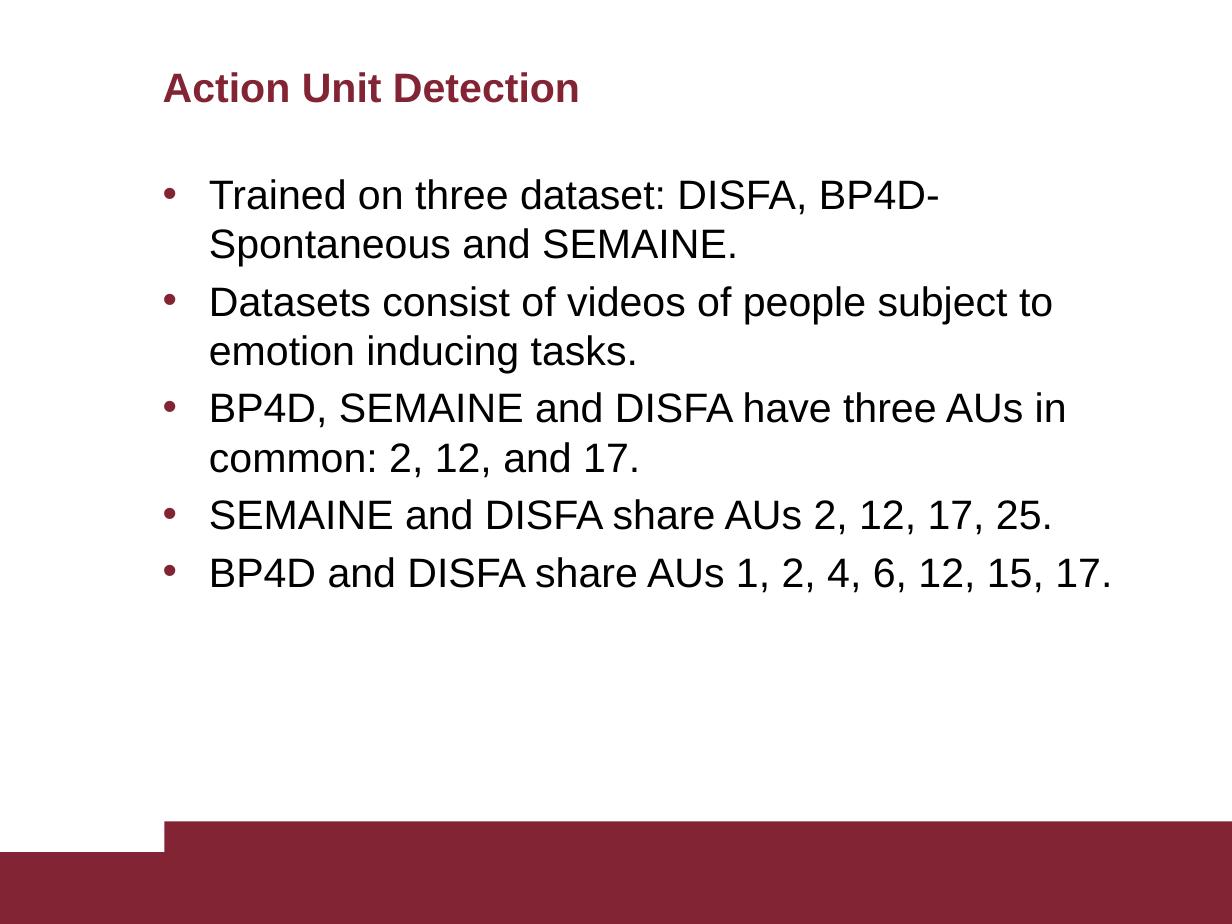
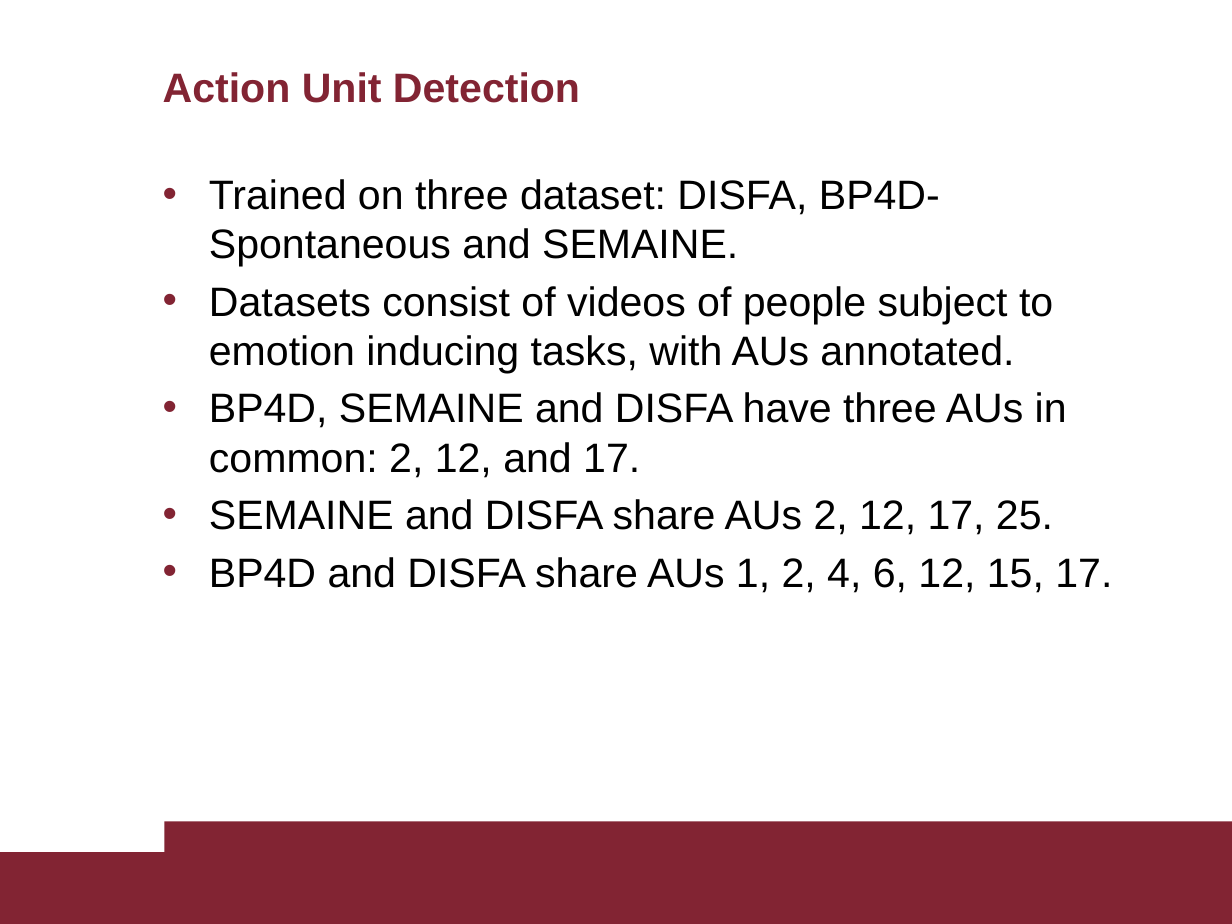
Before and after one commit to AscaL/thesis, a slide deck: slide 15 of Tesi Emanuele Orfanelli 1383726.pptx. Drawn at 1232x924 pixels with LibreOffice and Linux fonts; fonts in the diff are those of the drawing. Boxes give left, top, right and bottom in pixels: in the first picture for what was removed or moved away, otherwise in the second. Text is boxed around its words. In the diff, an @@ line names an element or a change of style, - is before the commit and + after.

```diff
--- a/Tesi Emanuele Orfanelli 1383726.pptx
+++ b/Tesi Emanuele Orfanelli 1383726.pptx
@@ text at box(209, 286, 1053, 373): text changed @@
-• Datasets consist of videos of people subject to emotion inducing tasks.
+• Datasets consist of videos of people subject to emotion inducing tasks, with AUs annotated.
```
Also in this commit, not shown: 35 other slides changed, 1 slide added.
